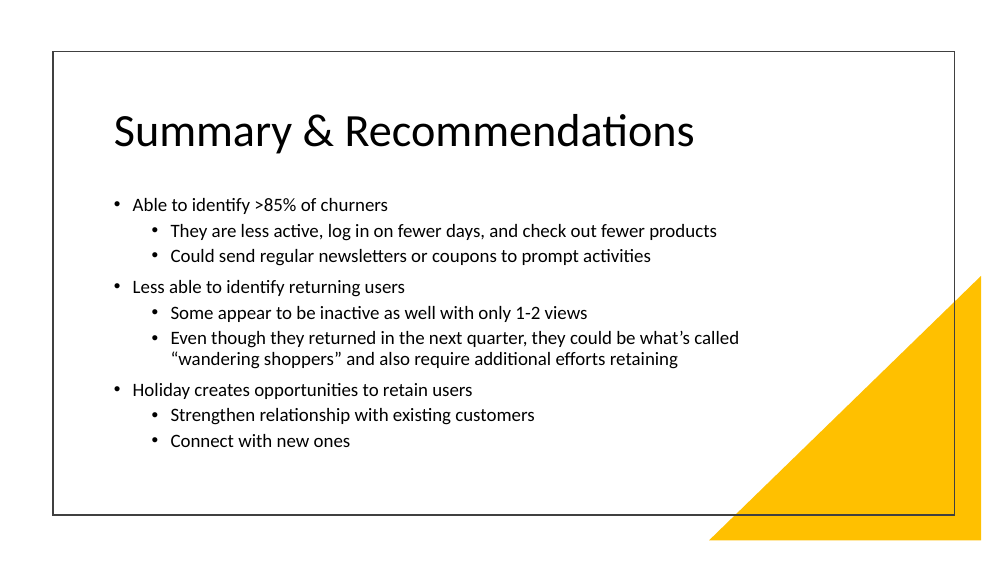
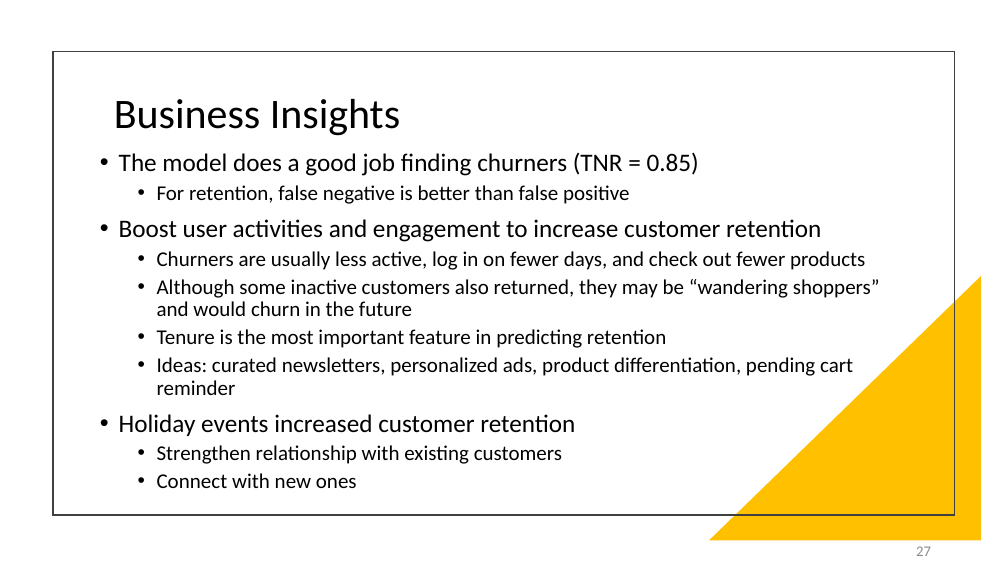
Before and after one commit to yz-joy/user-retention, a slide deck: slide 28 of CustomerRetentionPrediction.pptx (slide 17 before the commit). Drawn at 1008x567 pixels with LibreOffice and Linux fonts; fonts in the diff are those of the drawing. Boxes give left, top, right and bottom in pixels: in the first picture for what was removed or moved away, otherwise in the second. Text is boxed around its words. In the diff, an @@ line names an element or a change of style, - is before the commit and + after.

Commit message:
update fig and ppt

```diff
--- a/CustomerRetentionPrediction.pptx
+++ b/CustomerRetentionPrediction.pptx
@@ title at bbox=[114, 99, 400, 136]: text changed; size 44 to 40 pt @@
-Summary & Recommendations
+Business Insights
@@ text "The model does a good ...": place and size @@
-text "The model does a good ..." at bbox=[133, 198, 739, 447]
+text "The model does a good ..." at bbox=[119, 152, 880, 488]
@@ text at bbox=[119, 152, 880, 436]: text changed; size 18 to 20 pt @@
-• Able to identify >85% of churners
-  • They are less active, log in on fewer days, and check out fewer products
-  • Could send regular newsletters or coupons to prompt activities
-• Less able to identify returning users
-  • Some appear to be inactive as well with only 1-2 views
-  • Even though they returned in the next quarter, they could be what’s called “wandering shoppers” and also require additional efforts retaining
-• Holiday creates opportunities to retain users
+• The model does a good job finding churners (TNR = 0.85)
+  • For retention, false negative is better than false positive
+• Boost user activities and engagement to increase customer retention
+  • Churners are usually less active, log in on fewer days, and check out fewer products
+  • Although some inactive customers also returned, they may be “wandering shoppers” and would churn in the future
+  • Tenure is the most important feature in predicting retention
+  • Ideas: curated newsletters, personalized ads, product differentiation, pending cart reminder
+• Holiday events increased customer retention
@@ text at bbox=[157, 445, 562, 488]: size 18 to 20 pt in "Strengthen relationship with existing customers", "Connect with new ones" @@
@@ page number added at bbox=[916, 546, 931, 556], 14 pt, text #8C8C8C @@
+27
```
Also in this commit, not shown: 29 other slides changed, 11 slides added, 1 slide removed, 11 other files.
